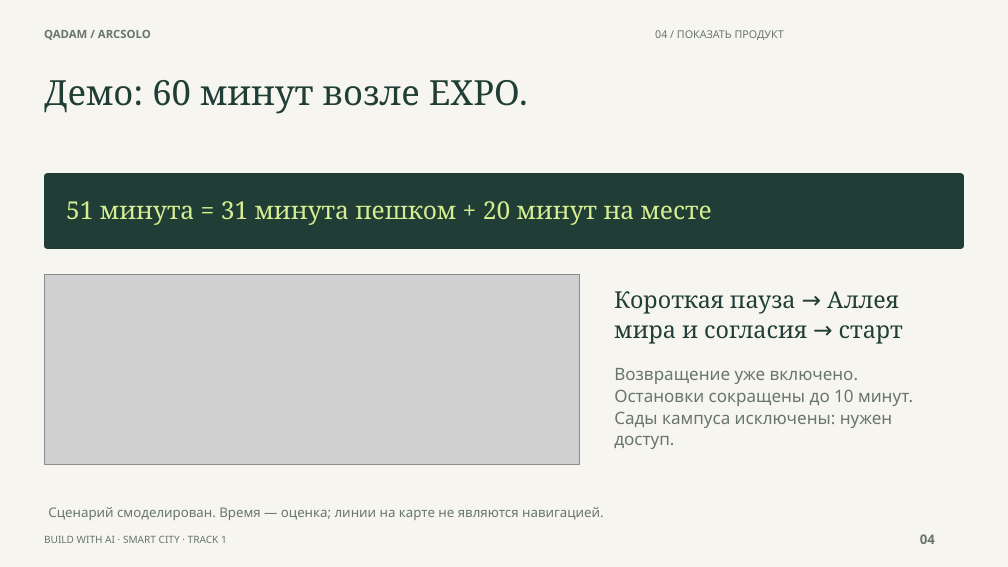
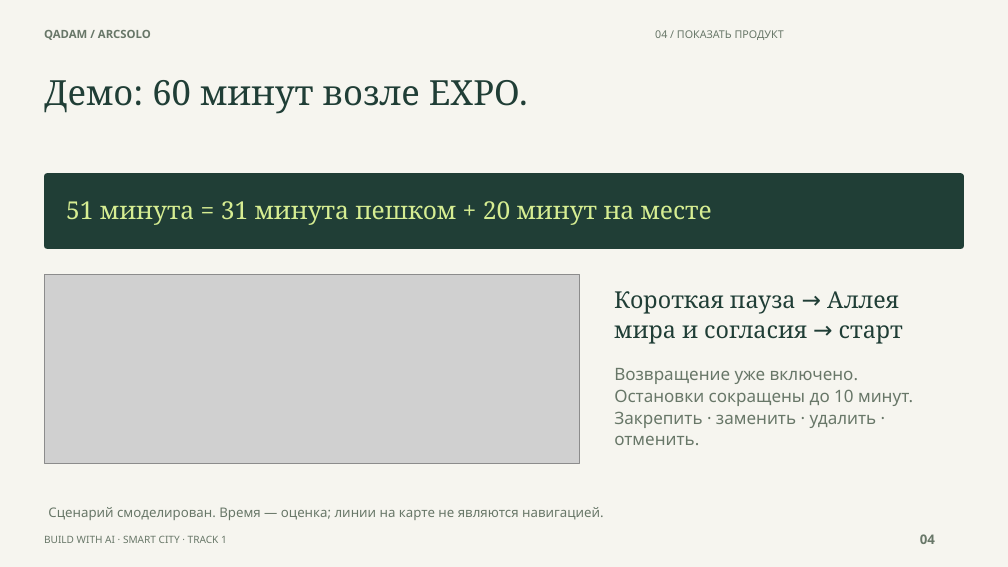
Before and after one commit to Csadow/qadam-astana, a slide deck: slide 4 of presentation/Qadam_ArcSolo_pitch_RU.pptx. Drawn at 1008x567 pixels with LibreOffice and Linux fonts; fonts in the diff are those of the drawing; grey boxes stand for pictures. Boxes give left, top, right and bottom in pixels: in the first picture for what was removed or moved away, otherwise in the second. Text is boxed around its words. In the diff, an @@ line names an element or a change of style, - is before the commit and + after.

```diff
--- a/presentation/Qadam_ArcSolo_pitch_RU.pptx
+++ b/presentation/Qadam_ArcSolo_pitch_RU.pptx
@@ text at (x1=614, y1=411, x2=877, y2=445): text changed @@
-Сады кампуса исключены: нужен
-доступ.
+Закрепить · заменить · удалить ·
+отменить.
```
Also in this commit, not shown: 4 other slides changed, 1 slide added, 1 slide removed, 48 other files.
